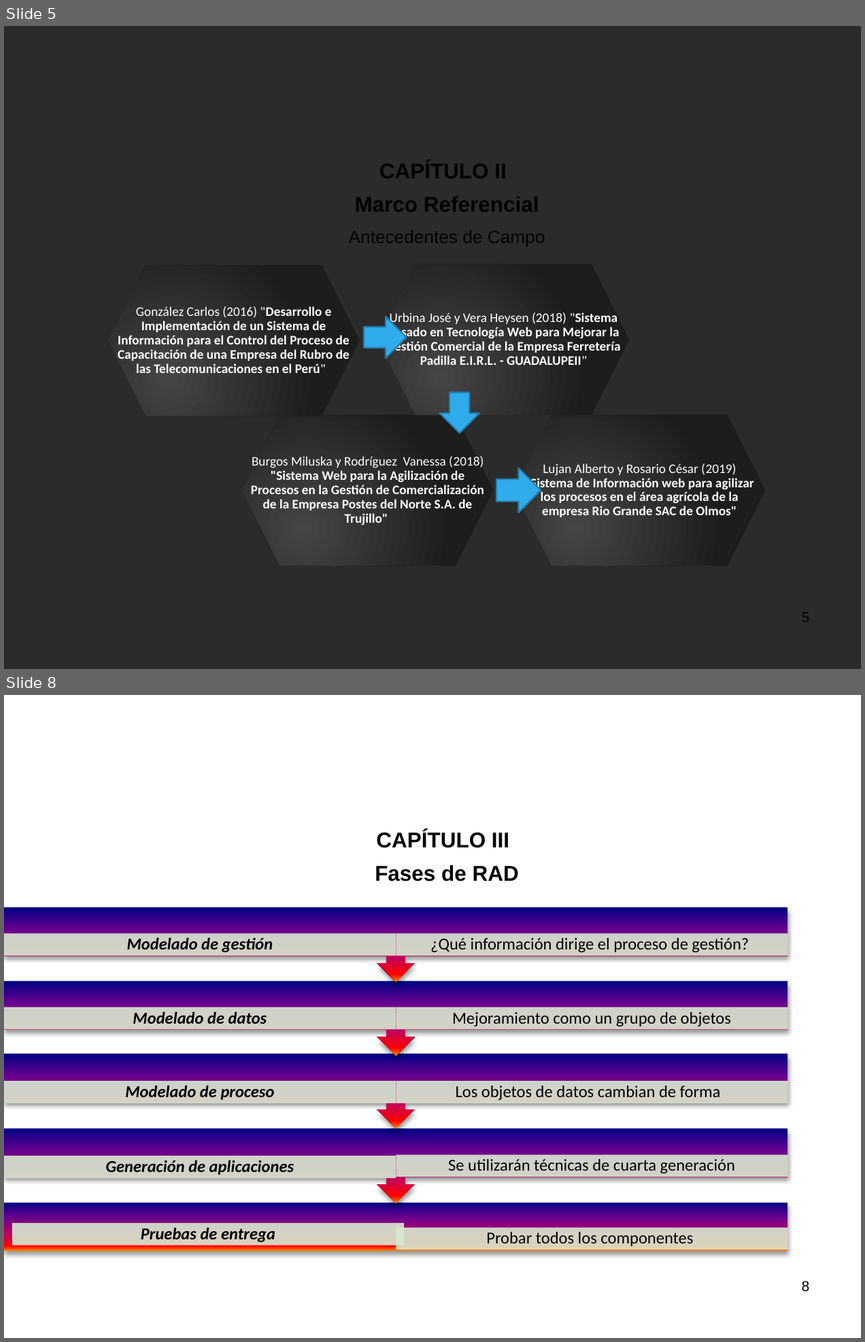
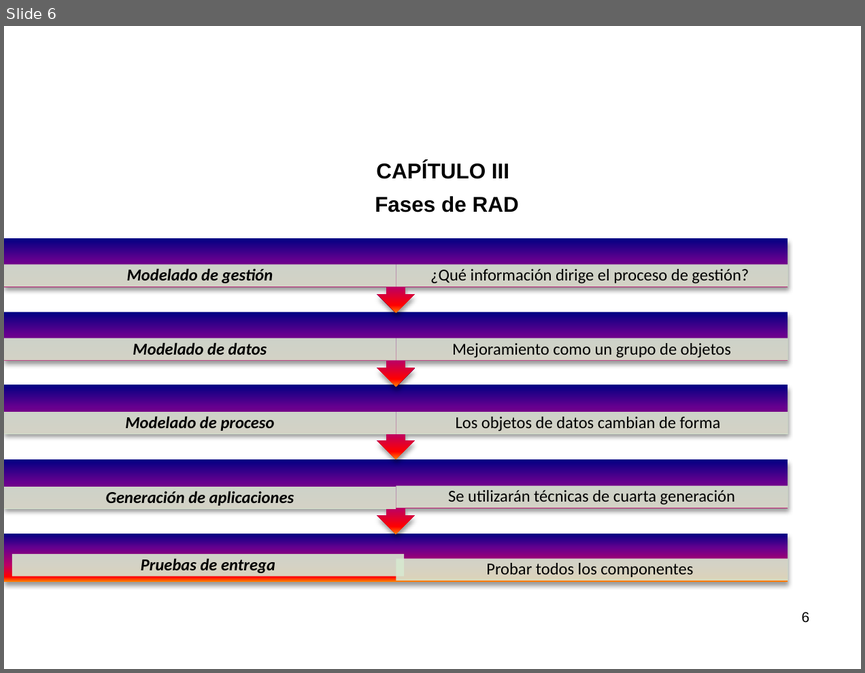
Before and after one commit to AEVegaEngineer/Tesis, a slide deck: diapositivas Andrés Vega.pptx. Shown one above the other, each under a label of ours: slides 5 and 8 before the commit, slide 6 after it; the slides between them are not shown. The pictures are 865x1342 and 865x673 pixels, drawn with LibreOffice and Linux fonts; fonts in the diff are those of the drawing; background and template pictures are left out; a plain dark background stands for a picture behind light text. Boxes give left, top, right and bottom in pixels: in the first picture for what was removed or moved away, otherwise in the second. Text is boxed around its words. In the diff, an @@ line names an element or a change of style, - is before the commit and + after.

```diff
--- a/diapositivas Andrés Vega.pptx
+++ b/diapositivas Andrés Vega.pptx
@@ slide 5 removed at [4, 26, 861, 669], background picture (left out) @@
@@ text removed at [379, 161, 506, 178] @@
-CAPÍTULO II
@@ text removed at [355, 197, 539, 212] @@
-Marco Referencial
@@ text removed at [349, 230, 545, 246] @@
-Antecedentes de Campo
@@ group removed at [107, 264, 765, 565]: 4 hexagons, 4 texts @@
-Lujan Alberto y Rosario César (2019) "Sistema de Información web para agilizar los procesos en el área agrícola de la empresa Rio Grande SAC de Olmos"
-Burgos Miluska y Rodríguez Vanessa (2018) "Sistema Web para la Agilización de Procesos en la Gestión de Comercialización de la Empresa Postes del Norte S.A. de Trujillo"
-Urbina José y Vera Heysen (2018) "Sistema Basado en Tecnología Web para Mejorar la Gestión Comercial de la Empresa Ferretería Padilla E.I.R.L. - GUADALUPEII"
-González Carlos (2016) "Desarrollo e Implementación de un Sistema de Información para el Control del Proceso de Capacitación de una Empresa del Rubro de las Telecomunicaciones en el Perú"
@@ right arrow removed at [364, 316, 406, 358] @@
@@ down arrow removed at [439, 392, 479, 432] @@
@@ right arrow removed at [496, 468, 541, 513] @@
@@ page number removed at [802, 612, 810, 622] @@
-5
@@ what was slide 8 is now slide 6 @@
@@ page number at [802, 611, 810, 622]: text changed @@
-8
+6
```
Also in this commit, not shown: 5 slides changed, 1 other slide removed, 1 other file.
